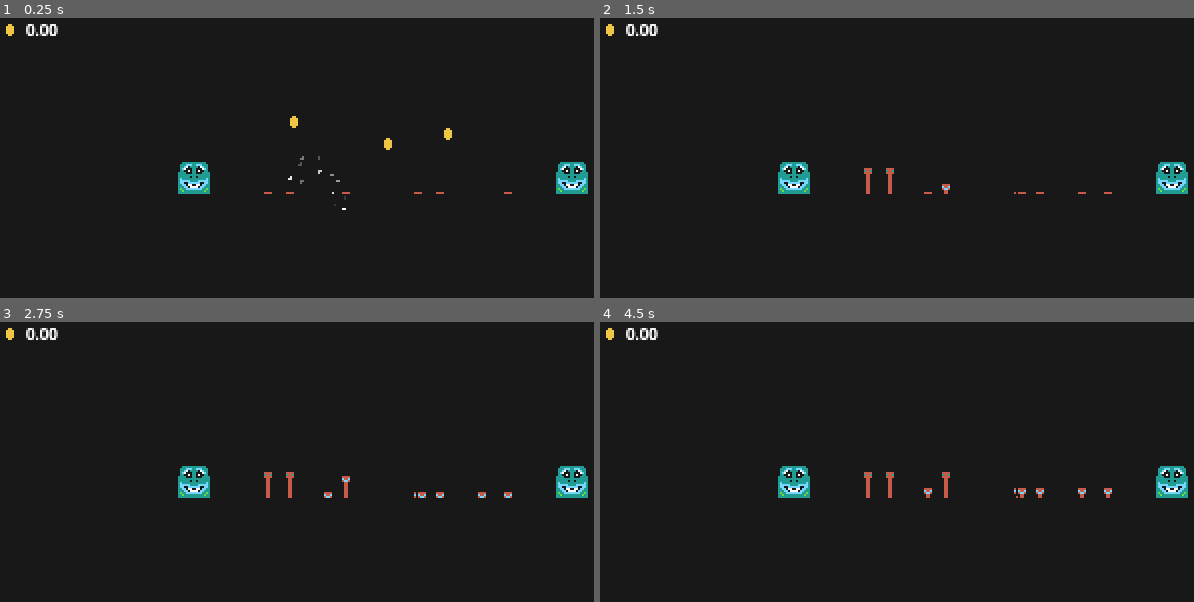
Above: before the commit, frames 1-4 (two rows, left to right).
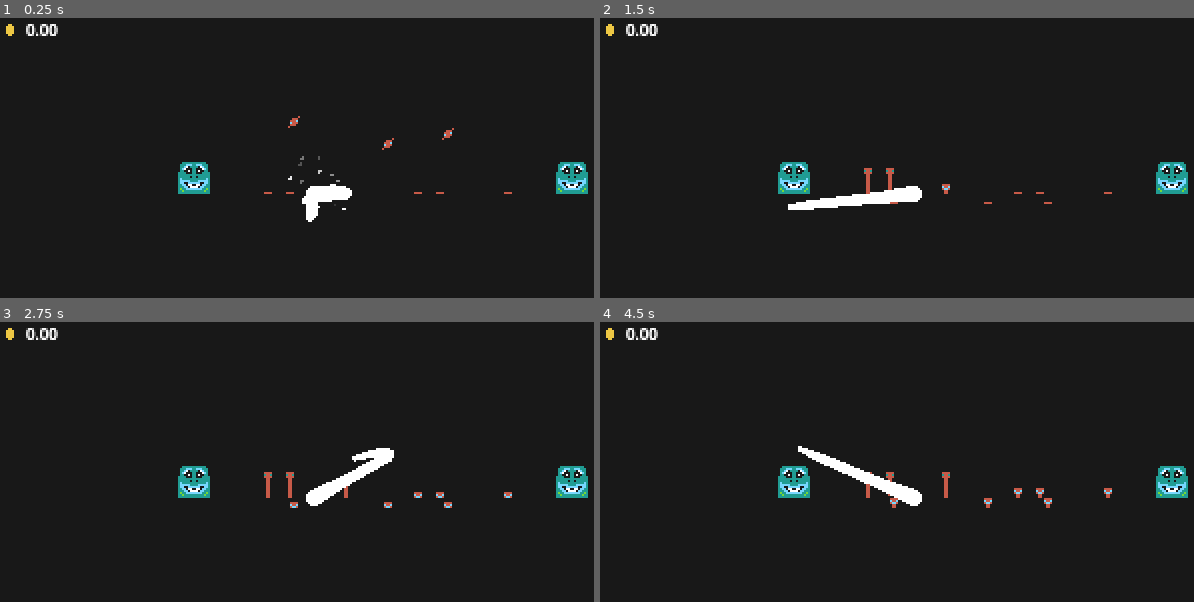
Above: after the commit, the same moments.

Repository: arthur-monteath/simple-game
Game: Godot game, scene res://root.tscn
The game is run twice, just before and just after one commit, with the same random seed, the same clock (stepped at 60 frames per second) and the same inputs.
Inputs (mouse positions are in pixels of both pictures, inside the frame that each line leads up to):
- Up to frame 1 (0.25 s): no input
- Up to frame 2 (1.5 s): move the mouse to (1057, 174) at 0.52 s; click (1057, 174) at 0.67 s; move the mouse to (784, 211) at 1.27 s; click (784, 211) at 1.42 s
- Up to frame 3 (2.75 s): move the mouse to (380, 420) at 2.02 s; click (380, 420) at 2.17 s
- Up to frame 4 (4.5 s): move the mouse to (879, 571) at 2.77 s; click (879, 571) at 2.92 s; move the mouse to (1104, 551) at 3.52 s; click (1104, 551) at 3.67 s; move the mouse to (724, 445) at 4.27 s; click (724, 445) at 4.42 s

The runs differ from the first frame. In frame 1, 0.7% of the frame differs, in the area x 48-77%, y 35-73%; in frame 2, 0.9%; in frame 3, 1.0%; in frame 4, 1.1%, in the area x 33-82%, y 44-67%.

Commit message:
Added tentacles

Diff:
--- a/root.tscn
+++ b/root.tscn
@@ -6,6 +6,7 @@
 [ext_resource type="PackedScene" uid="uid://dh646mn4hjd10" path="res://growables/growable.tscn" id="4_28aoi"]
 [ext_resource type="PackedScene" uid="uid://cnccj0ngj642u" path="res://eater.tscn" id="5_jnlp7"]
 [ext_resource type="PackedScene" uid="uid://kj0h38f5mo1o" path="res://seed.tscn" id="6_l8v81"]
+[ext_resource type="PackedScene" uid="uid://ckfupye6ihl8o" path="res://structures/tentacle.tscn" id="7_vyht1"]
 
 [sub_resource type="WorldBoundaryShape2D" id="WorldBoundaryShape2D_28aoi"]
 
@@ -173,3 +174,5 @@
 
 [node name="Seed3" parent="." instance=ExtResource("6_l8v81")]
 position = Vector2(-10, -64)
+
+[node name="Tentacle" parent="." instance=ExtResource("7_vyht1")]
--- a/seed.gd
+++ b/seed.gd
@@ -6,14 +6,13 @@
 func _on_body_entered(_body: Node) -> void:
 	plant()
 
-@onready var plants: Node2D = %Plants
-
 func plant():
+	set_deferred("freeze", true)
 	var growable := GROWABLE.instantiate()
 	growable.global_position = global_position
-	if plants: plants.add_child(growable)
+	if get_tree().root.get_node("%Plant"): get_tree().root.get_node("%Plant").add_child(growable)
 	else: add_sibling(growable)
-	growable.position.y = 0
+	growable.set_deferred("position:y", 0)
 	var tw := create_tween()
 	tw.tween_property(sprite, "self_modulate:a", 0, 1)
 	tw.tween_callback(queue_free)
--- a/seed.tscn
+++ b/seed.tscn
@@ -1,10 +1,10 @@
 [gd_scene load_steps=4 format=3 uid="uid://kj0h38f5mo1o"]
 
 [ext_resource type="Script" uid="uid://cmyneeba0leg3" path="res://seed.gd" id="1_a1cqr"]
-[ext_resource type="Texture2D" uid="uid://cnnld05fwpmf6" path="res://coin.png" id="2_24r2x"]
+[ext_resource type="Texture2D" uid="uid://d0nfy6nmwhgvx" path="res://seed.png" id="2_24r2x"]
 
 [sub_resource type="CircleShape2D" id="CircleShape2D_jnlp7"]
-radius = 4.0
+radius = 2.0
 
 [node name="Seed" type="RigidBody2D"]
 collision_layer = 0
--- /dev/null
+++ b/structures/tentacle.gd
@@ -0,0 +1,32 @@
+class_name Tentacle extends Node2D
+
+const ITERATIONS := 100
+const separation := 2
+const points := 32
+
+@onready var line: Line2D = %Line2D
+
+func _ready() -> void:
+	line.clear_points()
+	for i in points:
+		line.add_point(Vector2(i*separation, 0))
+
+func set_target(pos: Vector2):
+	var size = line.get_point_count()
+	for _iter in range(ITERATIONS):
+		# forward pass
+		line.set_point_position(size-1, pos)
+		for i in range(size-2, -1, -1):
+			var dir = line.points[i+1] - line.points[i]
+			var point = line.points[i+1] - dir.normalized() * separation
+			line.set_point_position(i, point)
+		# backward pass
+		line.set_point_position(0, Vector2.ZERO)
+		for i in range(1, size):
+			var dir = line.points[i-1] - line.points[i]
+			var point = line.points[i-1] - dir.normalized() * separation
+			line.set_point_position(i, point)
+
+func _process(_delta: float) -> void:
+	var mouse = get_local_mouse_position() + Vector2.from_angle(randf()*2*PI) * randf() * 32.0
+	set_target(mouse)
--- /dev/null
+++ b/structures/tentacle.tscn
@@ -0,0 +1,18 @@
+[gd_scene load_steps=3 format=3 uid="uid://ckfupye6ihl8o"]
+
+[ext_resource type="Script" uid="uid://cihdsdqychdn5" path="res://structures/tentacle.gd" id="1_kqxdb"]
+
+[sub_resource type="Curve" id="Curve_kqxdb"]
+_data = [Vector2(0, 1), 0.0, 0.6165406, 0, 0, Vector2(0.38403046, 0.6947772), 0.024821792, 0.024821792, 0, 0, Vector2(0.76425856, 0.59511256), -0.039005674, -0.039005674, 0, 0, Vector2(1, 0.35840917), 0.0, 0.0, 0, 0]
+point_count = 4
+
+[node name="Tentacle" type="Node2D"]
+script = ExtResource("1_kqxdb")
+
+[node name="Line2D" type="Line2D" parent="."]
+unique_name_in_owner = true
+width = 8.0
+width_curve = SubResource("Curve_kqxdb")
+joint_mode = 2
+begin_cap_mode = 2
+end_cap_mode = 2
Not shown: 1 places in root.tscn that only renumber resources
Binary file added: seed.png
Not shown, added: seed.png.import
Binary file added: structures/flier.ase
Binary file added: structures/flier.png
Not shown, added: structures/flier.png.import
Not shown, added: structures/tentacle.gd.uid
Binary file added: tiles/dirt.png
Not shown, added: tiles/dirt.png.import
Binary file added: tiles/empty.png
Not shown, added: tiles/empty.png.import
